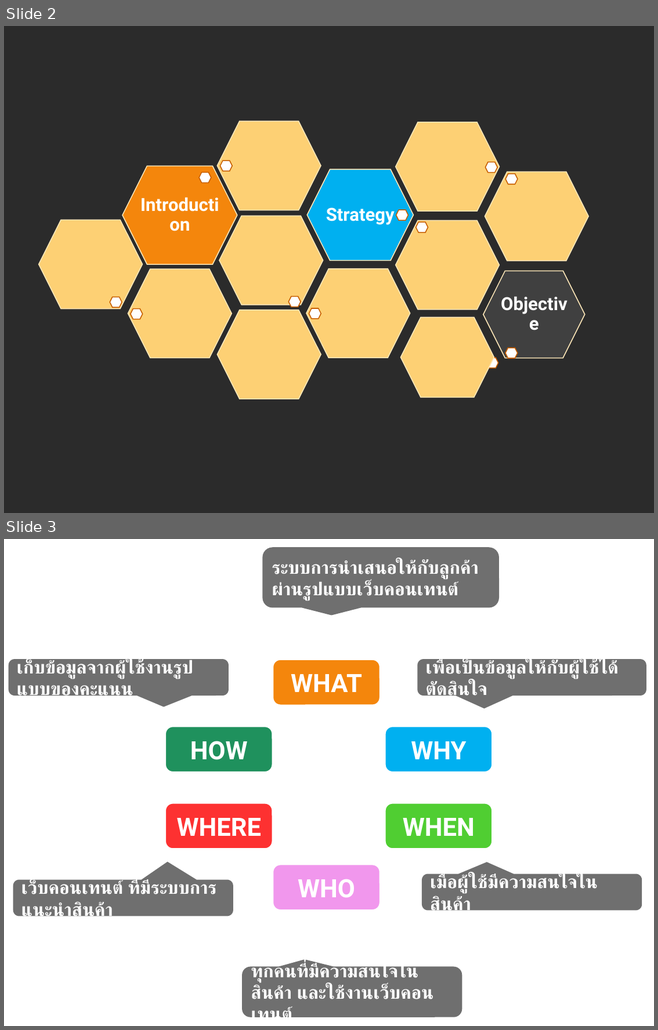
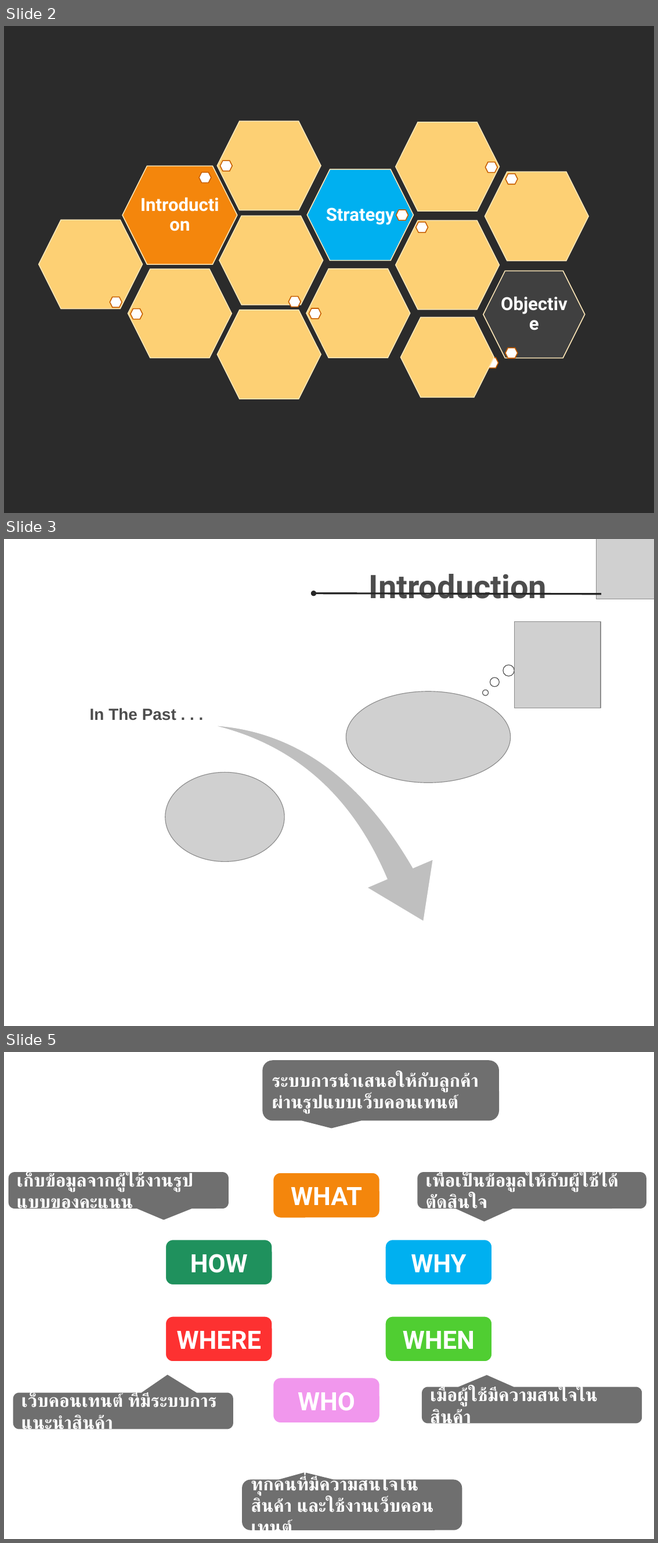
Before and after one commit to TS-FinalProjectIt4-60AtCPC/recommended_system, a slide deck: document/บทที่ 1/บทที่ 1.pptx. Shown one above the other, each under a label of ours: slides 2 and 3 before the commit, slides 2, 3 and 5 after it; the slides between them are not shown. The pictures are 658x1030 and 658x1543 pixels, drawn with LibreOffice and Linux fonts; fonts in the diff are those of the drawing; grey boxes stand for pictures; background and template pictures are left out; a plain dark background stands for a picture behind light text. Boxes give left, top, right and bottom in pixels: in the first picture for what was removed or moved away, otherwise in the second. Text is boxed around its words. In the diff, an @@ line names an element or a change of style, - is before the commit and + after.

Commit message:
version 0.0.2

```diff
--- a/document/บทที่ 1/บทที่ 1.pptx
+++ b/document/บทที่ 1/บทที่ 1.pptx
@@ slide 3 added at (x1=4, y1=539, x2=654, y2=1026), background picture (left out) @@
@@ picture added at (x1=596, y1=539, x2=654, y2=599) @@
@@ text added at (x1=369, y1=574, x2=546, y2=599), 36 pt, text #4D4D4D, bold @@
+Introduction
@@ arrow added from (601, 594) to (313, 594), #262626 2 pt @@
@@ group added at (x1=482, y1=621, x2=600, y2=708): 3 ellipses, 1 picture @@
@@ swoosh arrow added at (x1=211, y1=675, x2=449, y2=964), fill #BFBFBF, outline #FFFFFF 1 pt @@
@@ picture added at (x1=346, y1=692, x2=510, y2=783) @@
@@ text added at (x1=90, y1=708, x2=176, y2=721), 18 pt, text #4D4D4D, bold @@
+In The Past . . .
@@ picture added at (x1=165, y1=772, x2=284, y2=862) @@
@@ what was slide 3 is now slide 5 @@
```
Also in this commit, not shown: 2 other slides added, 1 slide removed.
